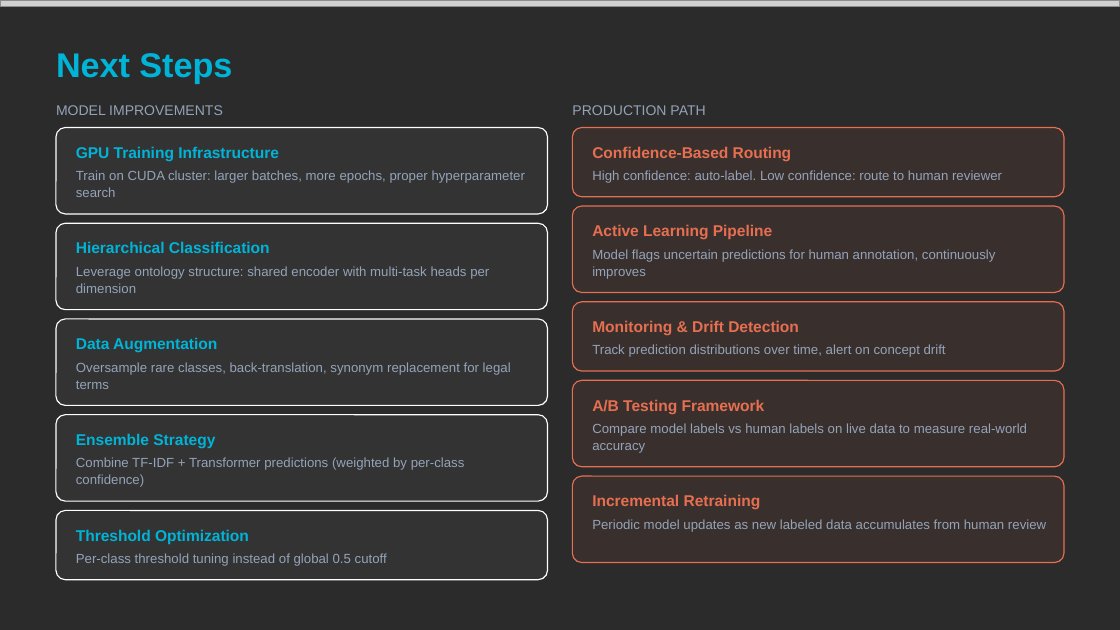
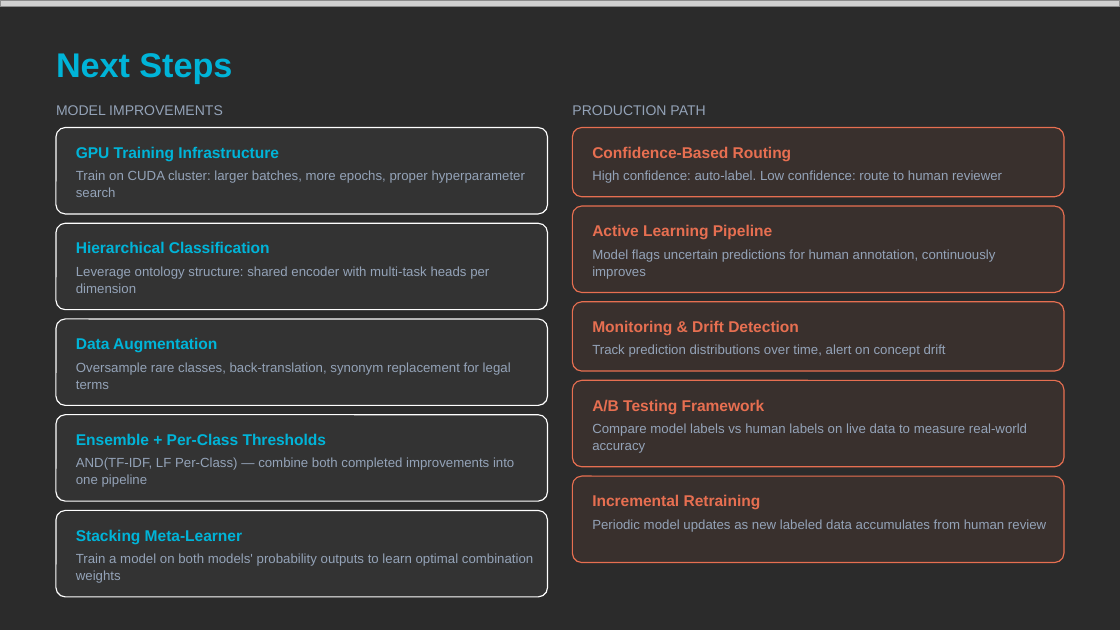
Before and after one commit to aledba/tr_challenge, a slide deck: slide 24 of outputs/TR_Interview_Presentation.pptx (slide 19 before the commit). Drawn at 1120x630 pixels with LibreOffice and Linux fonts; fonts in the diff are those of the drawing; grey boxes stand for pictures; background and template pictures are left out; a plain dark background stands for a picture behind light text. Boxes give left, top, right and bottom in pixels: in the first picture for what was removed or moved away, otherwise in the second. Text is boxed around its words. In the diff, an @@ line names an element or a change of style, - is before the commit and + after.

```diff
--- a/outputs/TR_Interview_Presentation.pptx
+++ b/outputs/TR_Interview_Presentation.pptx
@@ text at (76, 433, 327, 445): text changed @@
-Ensemble Strategy
+Ensemble + Per-Class Thresholds
@@ text at (76, 457, 514, 487): text changed @@
-Combine TF-IDF + Transformer predictions (weighted by per-class confidence)
+AND(TF-IDF, LF Per-Class) — combine both completed improvements into one pipeline
@@ rounded rectangle: place and size @@
-rounded rectangle at (56, 511, 548, 580)
+rounded rectangle at (56, 511, 548, 597)
@@ rounded rectangle at (56, 511, 548, 597): proportions changed @@
@@ text at (76, 529, 242, 544): text changed @@
-Threshold Optimization
+Stacking Meta-Learner
@@ text at (76, 553, 533, 583): text changed @@
-Per-class threshold tuning instead of global 0.5 cutoff
+Train a model on both models' probability outputs to learn optimal combination weights
```
Also in this commit, not shown: 3 other slides changed, 5 slides added, 17 other files.
